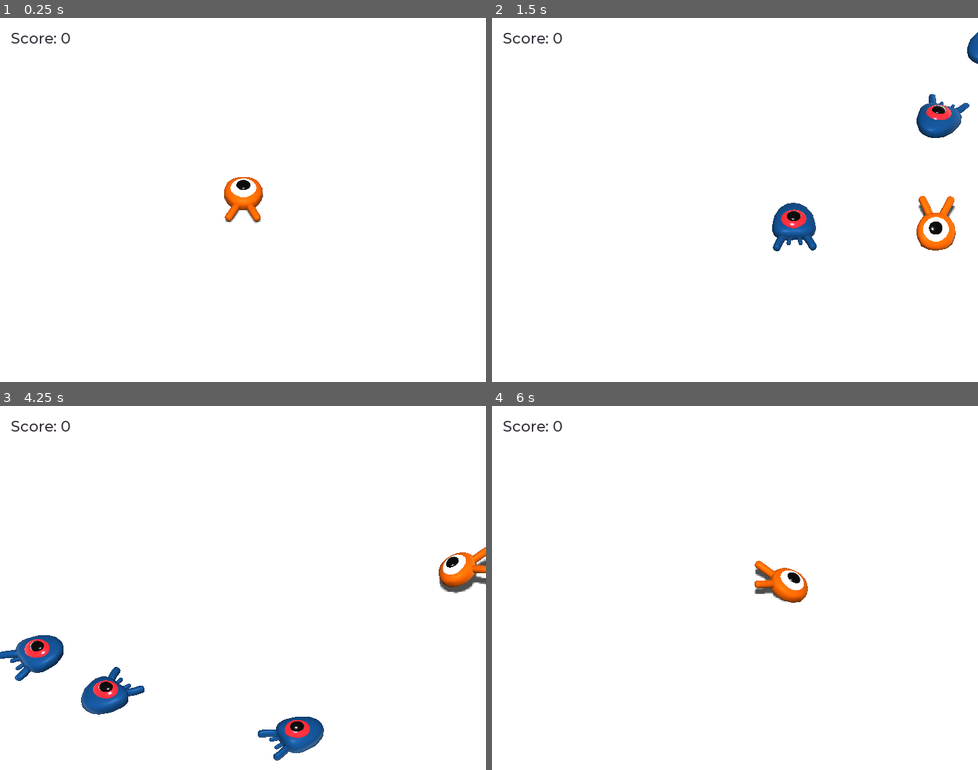
Above: before the commit, frames 1-4 (two rows, left to right).
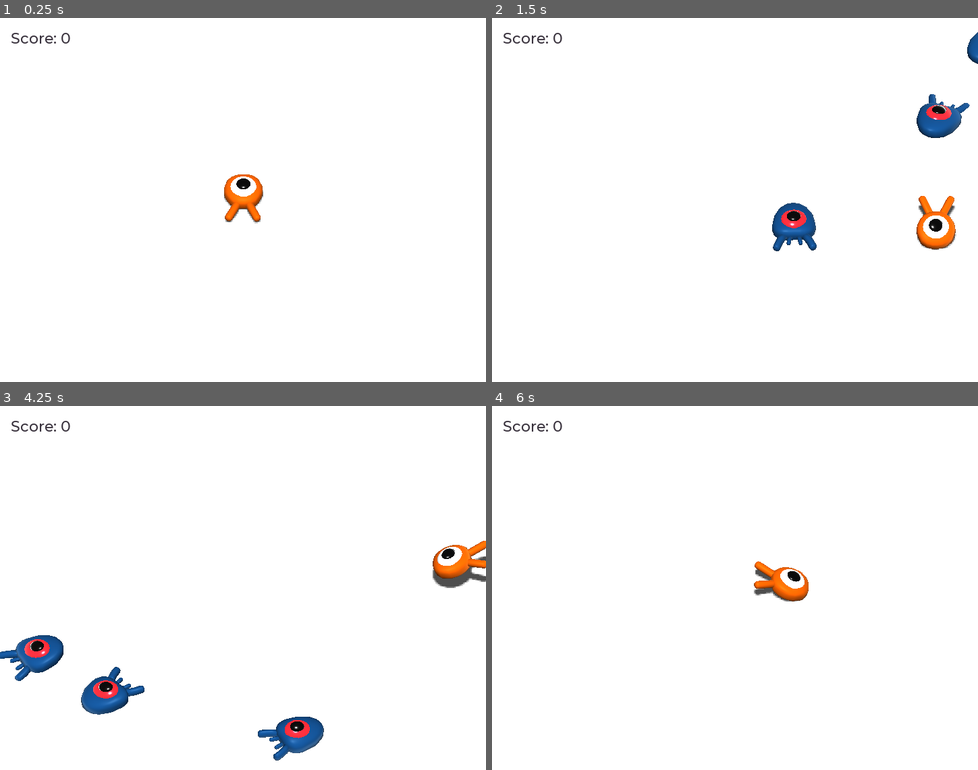
Above: after the commit, the same moments.

Repository: Jade1724/godot-my-first-3d-game
Game: Godot game, scene res://Main.tscn
Same seed, same stepped clock (60 frames per second), same inputs: the game is played once before the commit and once after it.
Inputs:
- Up to frame 1 (0.25 s): no input
- Up to frame 2 (1.5 s): tap Enter (ui_accept) at 0.5 s; hold Right (move_right) 0.53-1.28 s; tap Space (jump) at 0.77 s; hold Down (move_back) from 1.28 s (still down)
- Up to frame 3 (4.25 s): tap Space (jump) at 1.52, 3.02, 3.77 s; release Down (move_back) at 2.03 s; hold Right (move_right) 2.03-2.78 s; hold Up (move_forward) 2.78-3.53 s; hold Left (move_left) from 3.53 s (still down)
- Up to frame 4 (6 s): tap Space (jump) at 4.52 s; release Left (move_left) at 5.03 s; hold Down (move_back) 5.03-5.78 s; tap Enter (ui_accept) at 5.75 s; hold Right (move_right) from 5.78 s (still down)

The runs differ from the first frame. In frame 1, 0.2% of the frame differs, in the area x 46-55%, y 42-57%; in frame 2, 0.3%; in frame 3, 1.1%, in the area x 89-100%, y 37-52%; in frame 4, 0.3%.

Commit message:
Floating animation of the Player

Diff:
--- a/Player.tscn
+++ b/Player.tscn
@@ -9,7 +9,8 @@
 [sub_resource type="CylinderShape" id=2]
 
 [sub_resource type="Animation" id=3]
-length = 0.001
+length = 1.2
+loop = true
 tracks/0/type = "value"
 tracks/0/path = NodePath("Pivot/Character:translation")
 tracks/0/interp = 1
@@ -17,10 +18,10 @@
 tracks/0/imported = false
 tracks/0/enabled = true
 tracks/0/keys = {
-"times": PoolRealArray( 0 ),
-"transitions": PoolRealArray( 1 ),
+"times": PoolRealArray( 0.2, 0.7, 1.2 ),
+"transitions": PoolRealArray( 0.435275, 2.07053, 1 ),
 "update": 0,
-"values": [ Vector3( 0, 0, 0 ) ]
+"values": [ Vector3( 0, 0, 0 ), Vector3( 0, 0.65, 0 ), Vector3( 0, 0.65, 0 ) ]
 }
 tracks/1/type = "value"
 tracks/1/path = NodePath("Pivot/Character:rotation_degrees")
@@ -29,10 +30,10 @@
 tracks/1/imported = false
 tracks/1/enabled = true
 tracks/1/keys = {
-"times": PoolRealArray( 0 ),
-"transitions": PoolRealArray( 1 ),
+"times": PoolRealArray( 0.1, 0.5, 1.2 ),
+"transitions": PoolRealArray( 0.435275, 2.07053, 1 ),
 "update": 0,
-"values": [ Vector3( 0, 0, 0 ) ]
+"values": [ Vector3( 0, 0, 0 ), Vector3( 8, 0, 0 ), Vector3( -9, 0, 0 ) ]
 }
 
 [sub_resource type="Animation" id=4]
@@ -71,6 +72,7 @@
 transform = Transform( 1, 0, 0, 0, 1, 0, 0, 0, 1, 0, 0.486541, 0 )
 
 [node name="Character" parent="Pivot" instance=ExtResource( 1 )]
+transform = Transform( 1, 0, 0, 0, 0.999992, 0.00401907, 0, -0.00401907, 0.999992, 0, 0.65, 0 )
 
 [node name="CollisionShape" type="CollisionShape" parent="."]
 transform = Transform( 1, 0, 0, 0, 1, 0, 0, 0, 1, 0, 1.02489, 0 )
@@ -86,7 +88,7 @@
 shape = SubResource( 2 )
 
 [node name="AnimationPlayer" type="AnimationPlayer" parent="."]
-autoplay = "float"
+autoplay = "RESET"
 reset_on_save = false
 anims/RESET = SubResource( 3 )
 anims/float = SubResource( 4 )
